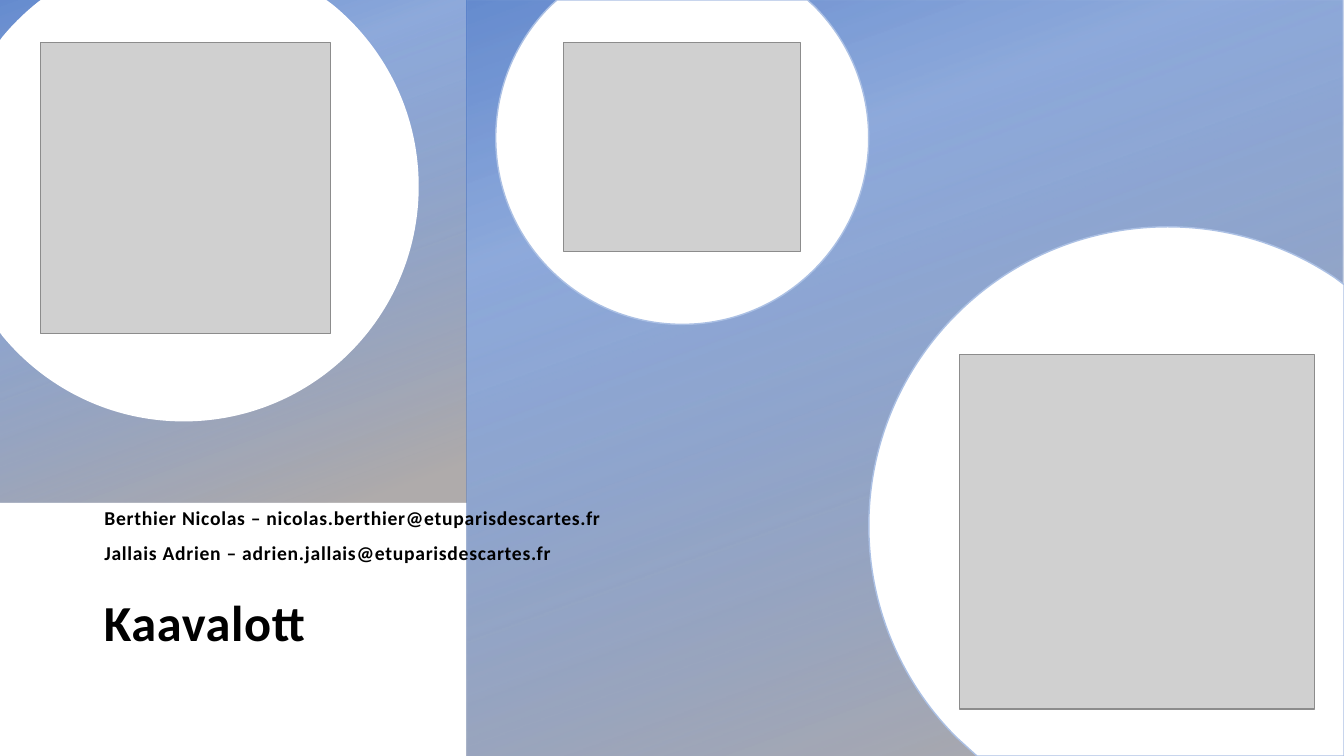
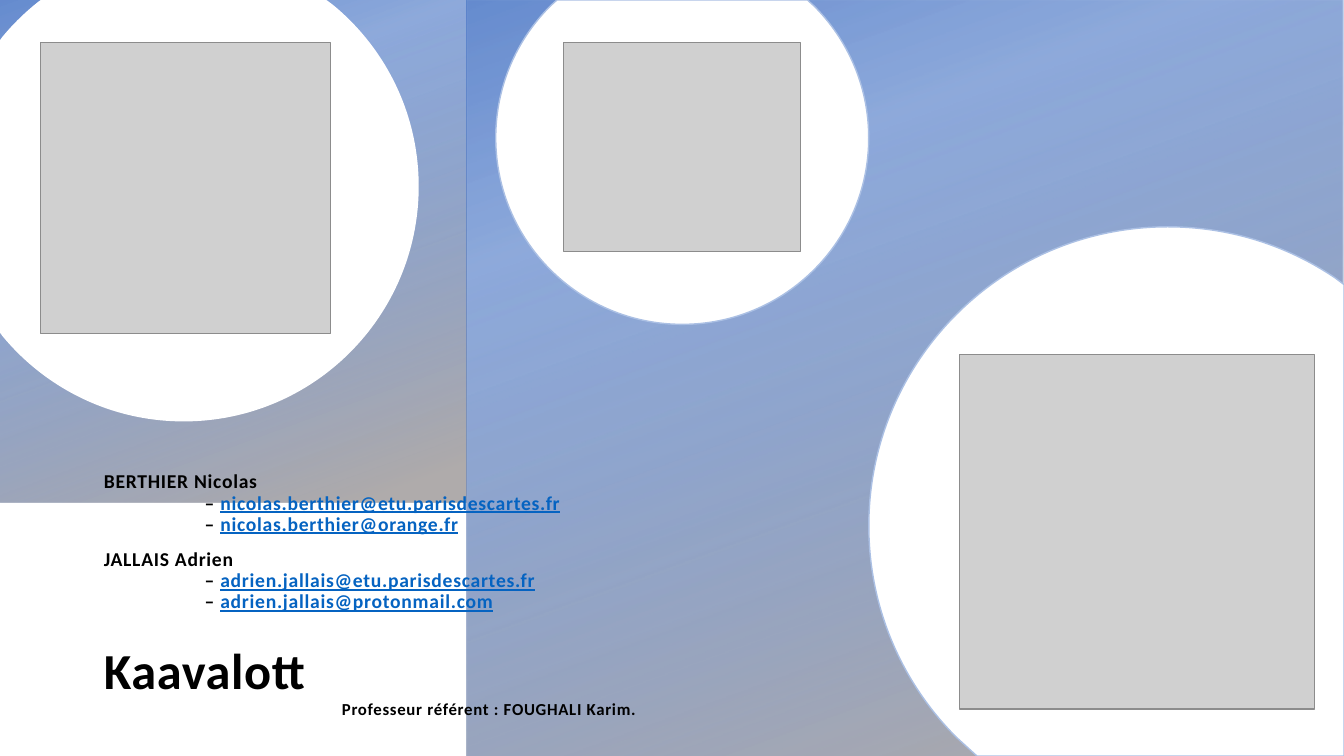
Before and after one commit to Miaoulelion/IHM_cavalier, a slide deck: slide 2 of RessourcesGraphiques/Accueil.pptx. Drawn at 1344x756 pixels with LibreOffice and Linux fonts; fonts in the diff are those of the drawing; grey boxes stand for pictures; background and template pictures are left out. Boxes give left, top, right and bottom in pixels: in the first picture for what was removed or moved away, otherwise in the second. Text is boxed around its words. In the diff, an @@ line names an element or a change of style, - is before the commit and + after.

```diff
--- a/RessourcesGraphiques/Accueil.pptx
+++ b/RessourcesGraphiques/Accueil.pptx
@@ subtitle at (104, 474, 559, 614): text changed; text colour #000000 to #0563C1 @@
-Berthier Nicolas – nicolas.berthier@etuparisdescartes.fr
-Jallais Adrien – adrien.jallais@etuparisdescartes.fr
+BERTHIER Nicolas
+– nicolas.berthier@etu.parisdescartes.fr
+– nicolas.berthier@orange.fr
+JALLAIS Adrien
+– adrien.jallais@etu.parisdescartes.fr
+– adrien.jallais@protonmail.com
@@ title "Kaavalott": place and size @@
-title "Kaavalott" at (104, 605, 305, 642)
+title "Kaavalott" at (104, 653, 305, 690)
@@ text added at (342, 702, 636, 720), 12 pt, text #000000, bold @@
+Professeur référent : FOUGHALI Karim.
```
Also in this commit, not shown: 17 other files.
